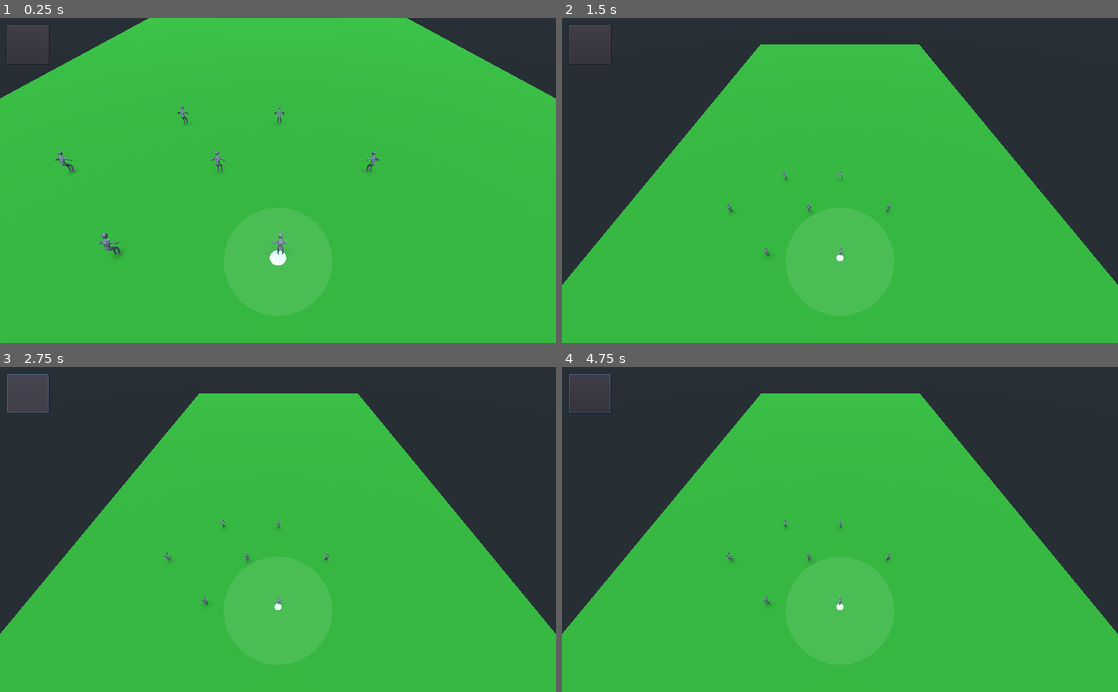
Above: before the commit, frames 1-4 (two rows, left to right).
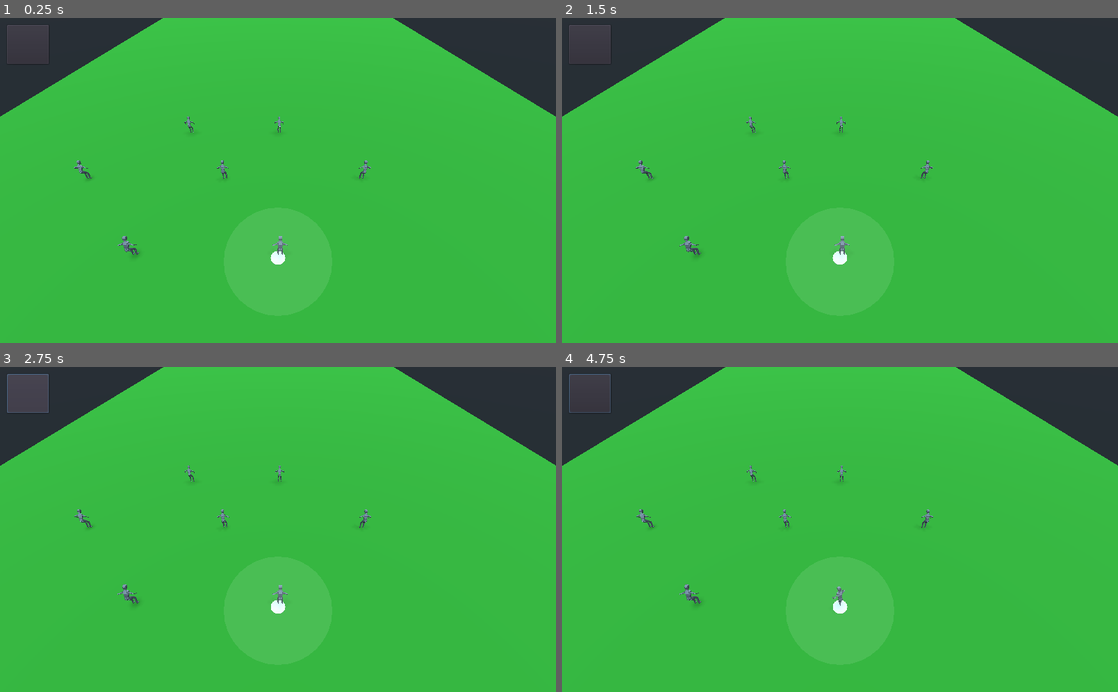
Above: after the commit, the same moments.

Repository: samhattangady/UltimateFrisbee
Game: Godot game, scene res://PlayingField.tscn
Two runs of this game, one before a commit and one after it. Both use one fixed random seed, a clock stepped at 60 frames per second and the inputs below.
Inputs (mouse positions are in pixels of both pictures, inside the frame that each line leads up to):
- Up to frame 1 (0.25 s): no input
- Up to frame 2 (1.5 s): tap Enter (ui_accept) at 0.5, 0.77, 1.25 s; move the mouse to (962, 164) at 0.52 s; hold Right (ui_right) 0.53-1.25 s; click (962, 164) at 0.67 s; drag from (728, 196) to (812, 245) at 1.27 s
- Up to frame 3 (2.75 s): click (27, 393) at 2 s
- Up to frame 4 (4.75 s): tap Enter (ui_accept) at 2.75, 3.5, 4.52 s; move the mouse to (895, 458) at 2.77 s; hold Right (ui_right) 2.78-3.5 s; drag from (812, 594) to (673, 480) at 3.52 s; move the mouse to (1006, 578) at 4.27 s; hold Left (ui_left) from 4.28 s (still down)

The runs differ from the first frame. In frame 1, 2.9% of the frame differs, in the area x 0-100%, y 0-77%; in frame 2, 26%; in frame 3, 26%; in frame 4, 26%, in the area x 0-100%, y 0-83%.
Error before the commit: Invalid call. Nonexistent function 'get_bone_transform' in base 'Skeleton'. (res://Player2.gd:52)
Error after the commit: Invalid call. Nonexistent function 'get_bone_transform' in base 'Skeleton'. (res://Player2.gd:53)

Commit message:
improved world point detection

Diff:
--- a/Disc.gd
+++ b/Disc.gd
@@ -204,7 +204,8 @@
     # to ensure that the ray is long enough to intersect with the ground in all
     # cases. See if there is a better way to do this.
     var end_point = start_point + 10000*camera.project_ray_normal(position)
-    var point = get_world().direct_space_state.intersect_ray(start_point, end_point)
+    var point = get_world().direct_space_state.intersect_ray(start_point, end_point,
+            [], 2)
     if not point: return
     return point.position
 
--- a/GameCamera.gd
+++ b/GameCamera.gd
@@ -6,8 +6,8 @@
 
 # FIXME (22 May 2019 sam): Currently these are hardcoded into the script. It should
 # instead be taken from whatever values were set in the editor.
-var camera_height = 60
-var camera_z_offset =30
+var camera_height = 30
+var camera_z_offset = 15
 var camera_x_offset = 0
 
 var camera_tween
--- a/Ground.tscn
+++ b/Ground.tscn
@@ -10,10 +10,12 @@
 
 [node name="Ground" type="MeshInstance"]
 transform = Transform( 70, 0, 0, 0, 0.01, 0, 0, 0, 200, 0, 0, 0 )
+layers = 7
 mesh = SubResource( 1 )
 material/0 = SubResource( 2 )
 
 [node name="StaticBody" type="StaticBody" parent="."]
+collision_layer = 3
 
 [node name="CollisionShape" type="CollisionShape" parent="StaticBody"]
 shape = SubResource( 3 )
--- a/Player2.gd
+++ b/Player2.gd
@@ -5,7 +5,7 @@
 export var deceleration = 10
 export var MAX_ANGLE_WITHOUT_STOPPING = 60
 export var AT_DESTINATION_DISTANCE = 1.5
-export var DISC_CATCHING_DISTANCE = 3.0
+export var DISC_CATCHING_DISTANCE = 1.0
 
 var current_direction = Vector3(1, 0, 0)
 var current_velocity = Vector3(-1, 0, 0)
@@ -30,6 +30,7 @@
 var disc_calculator
 var current_state
 var pause_state
+var centre_point
 
 var debug_starting_time
 
@@ -52,6 +53,7 @@
     self.wrist_rest_position = self.skeleton.get_bone_transform(right_hand)
     self.animation_player.connect('animation_finished', self, 'handle_animation_completion')
     self.current_state = PLAYER_STATE.IDLE
+    self.centre_point = self.get_node('CollisionShape')
 
 func _physics_process(delta):
     if !self.pause_state:
@@ -81,7 +83,7 @@
 func check_if_disc_is_catchable():
     if self.current_state == PLAYER_STATE.THROWN or self.current_state == PLAYER_STATE.THROWING or self.current_state == PLAYER_STATE.WITH_DISC:
         return false
-    return self.translation.distance_to(self.disc.get_position()) < self.AT_DESTINATION_DISTANCE
+    return (self.centre_point.translation + self.translation).distance_to(self.disc.get_position()) < self.DISC_CATCHING_DISTANCE
 
 func catch_disc():
     self.set_deselected()
@@ -169,13 +171,15 @@
     # also requires us to constrain running to directions with y=0, and also figure
     # out how to add jumping into this calculation, both with regards to skying and
     # laying out.
-    var number_of_samples = 30
+    var number_of_samples = 100
     var best_point = -1
     var best_time_difference = pow(10, 10)
     for i in range(number_of_samples):
         var time_sample = (i+1) * throw_details['time'] / number_of_samples
         var offset_sample = self.disc_calculator.get_disc_offset(time_sample, throw_details['time'], throw_details['max_speed'], throw_details['min_speed'])
         var sample_point = curve.interpolate_baked(offset_sample * curve.get_baked_length())
+        # Clamp point to ground
+        sample_point.y = 0.0
         var time_to_point = self.get_time_to_point(sample_point, self.translation, self.current_direction, self.current_velocity)
         if abs(time_to_point - time_sample) < best_time_difference:
             best_time_difference = abs(time_to_point-time_sample)
